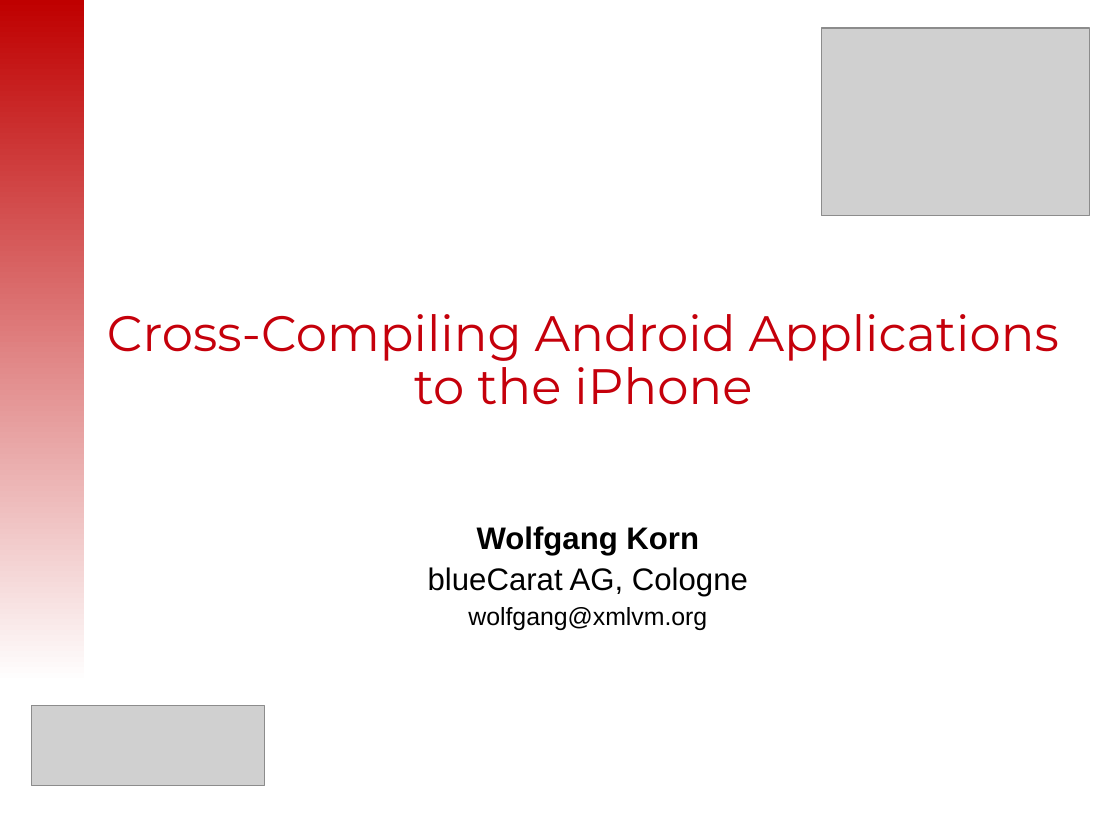
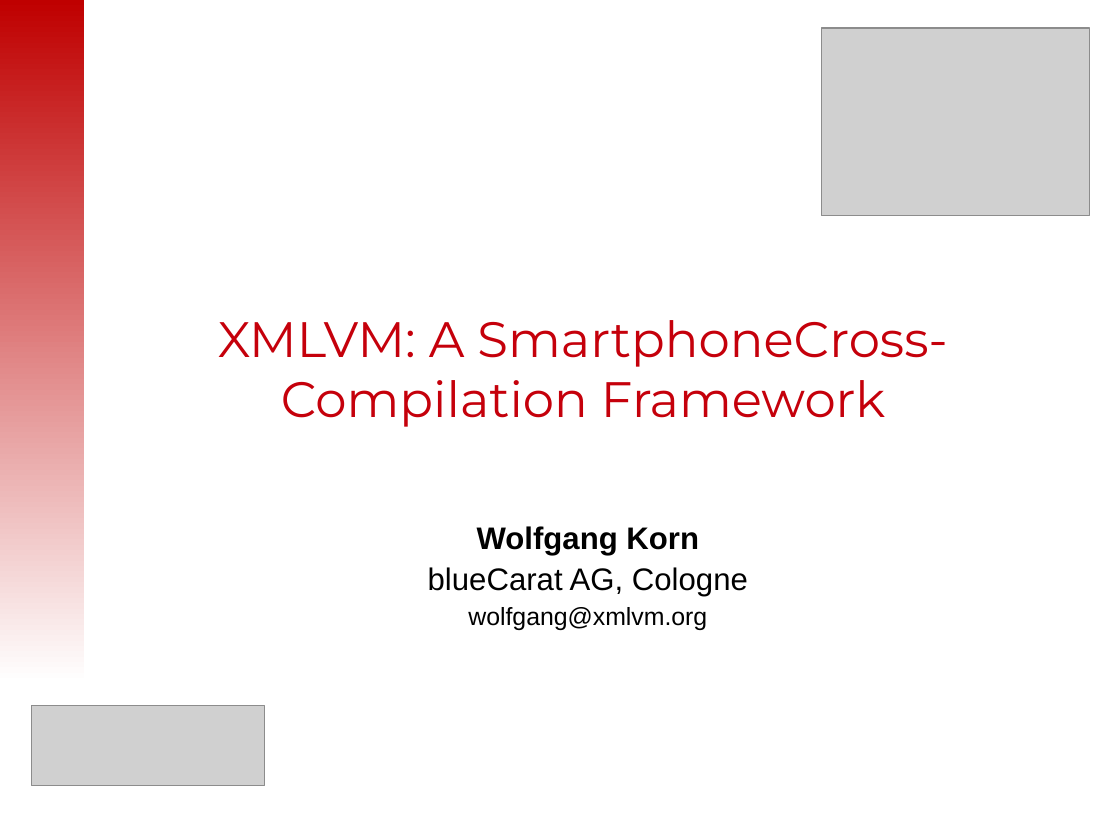
Before and after one commit to tisoft/xmlvm, a slide deck: slide 3 of doc/slides/android2iphone-master.odp. Drawn at 1120x840 pixels with LibreOffice and Linux fonts; fonts in the diff are those of the drawing; grey boxes stand for pictures. Boxes give left, top, right and bottom in pixels: in the first picture for what was removed or moved away, otherwise in the second. Text is boxed around its words. In the diff, an @@ line names an element or a change of style, - is before the commit and + after.

```diff
--- a/doc/slides/android2iphone-master.odp
+++ b/doc/slides/android2iphone-master.odp
@@ title at box(218, 320, 947, 427): text changed @@
-Cross-Compiling Android Applications to the iPhone
+XMLVM: A SmartphoneCross-Compilation Framework
```
Also in this commit, not shown: 20 other slides changed, 4 slides added, 1 slide removed.
